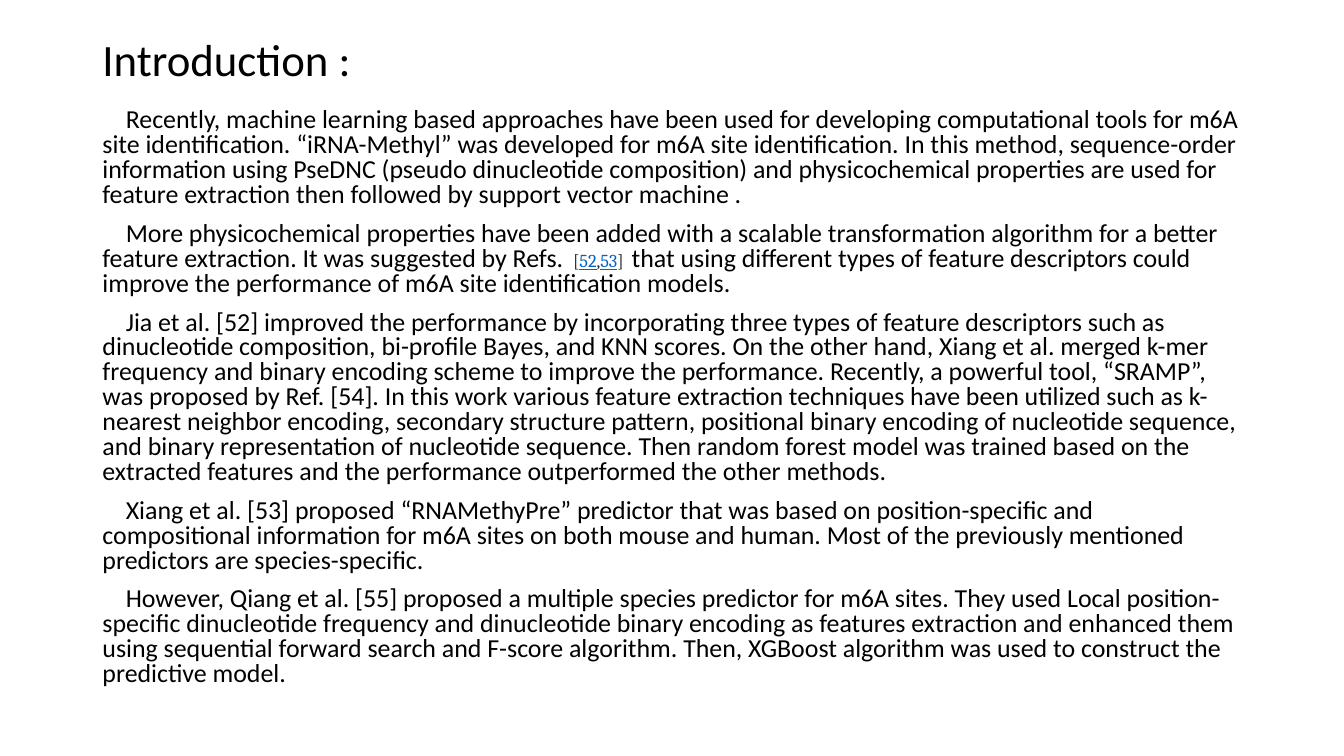
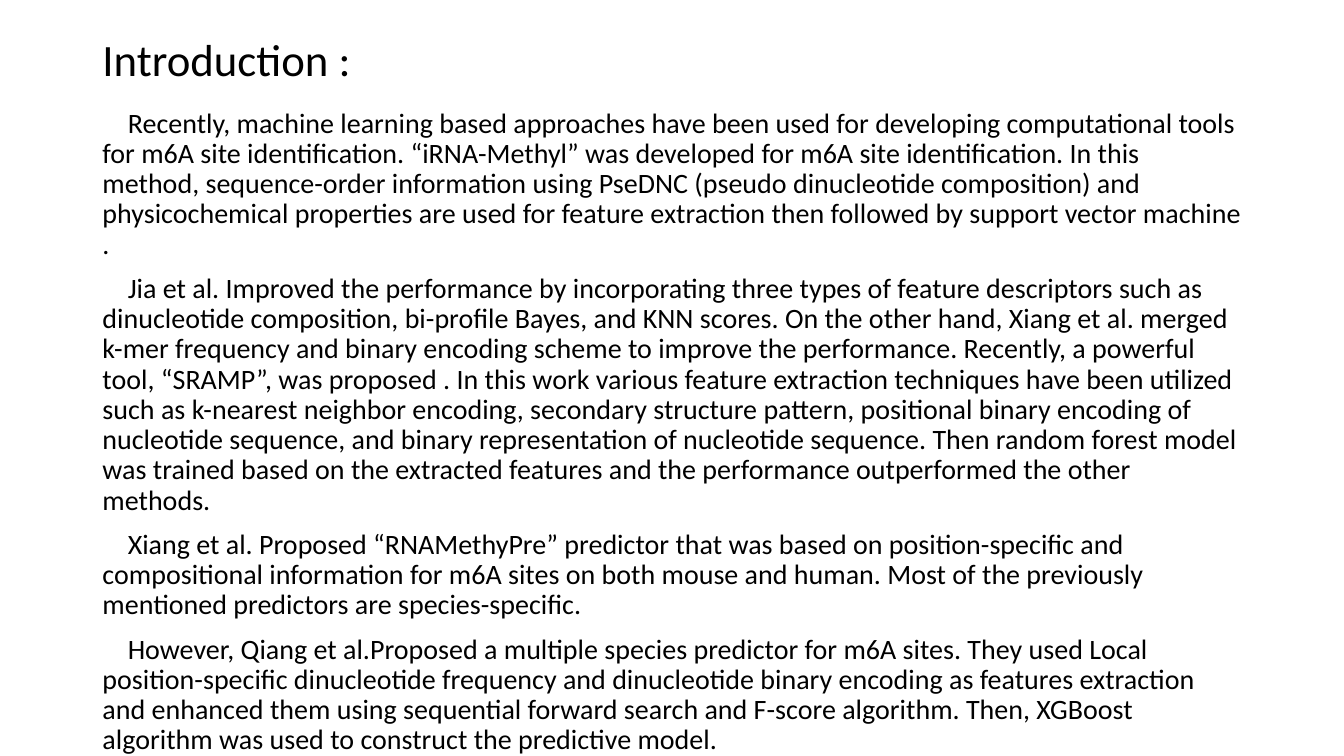
Before and after one commit to YanChengHuang/paper_implement, a slide deck: slide 4 of iN6-Methyl/Presentation/iN6-Methyl.pptx. Drawn at 1344x756 pixels with LibreOffice and Linux fonts; fonts in the diff are those of the drawing. Boxes give left, top, right and bottom in pixels: in the first picture for what was removed or moved away, otherwise in the second. Text is boxed around its words. In the diff, an @@ line names an element or a change of style, - is before the commit and + after.

```diff
--- a/iN6-Methyl/Presentation/iN6-Methyl.pptx
+++ b/iN6-Methyl/Presentation/iN6-Methyl.pptx
@@ text at [102,113,1240,228]: size 18.5 to 20 pt in "Recently, machine learning based approaches have been ..."; line spacing 0.8 to 0.9 @@
@@ text at [102,278,1236,724]: text changed; size 18.5 to 20 pt @@
-More physicochemical properties have been added with a scalable transformation algorithm for a better feature extraction. It was suggested by Refs. [52,53] that using different types of feature descriptors could improve the performance of m6A site identification models.
-Jia et al. [52] improved the performance by incorporating three types of feature descriptors such as dinucleotide composition, bi-profile Bayes, and KNN scores. On the other hand, Xiang et al. merged k-mer frequency and binary encoding scheme to improve the performance. Recently, a powerful tool, “SRAMP”, was proposed by Ref. [54]. In this work various feature extraction techniques have been utilized such as k-nearest neighbor encoding, secondary structure pattern, positional binary encoding of nucleotide sequence, and binary representation of nucleotide sequence. Then random forest model was trained based on the extracted features and the performance outperformed the other methods.
-Xiang et al. [53] proposed “RNAMethyPre” predictor that was based on position-specific and compositional information for m6A sites on both mouse and human. Most of the previously mentioned predictors are species-specific.
-However, Qiang et al. [55] proposed a multiple species predictor for m6A sites. They used Local position-specific dinucleotide frequency and dinucleotide binary encoding as features extraction and enhanced them using sequential forward search and F-score algorithm. Then, XGBoost algorithm was used to construct the predictive model.
+Jia et al. Improved the performance by incorporating three types of feature descriptors such as dinucleotide composition, bi-profile Bayes, and KNN scores. On the other hand, Xiang et al. merged k-mer frequency and binary encoding scheme to improve the performance. Recently, a powerful tool, “SRAMP”, was proposed . In this work various feature extraction techniques have been utilized such as k-nearest neighbor encoding, secondary structure pattern, positional binary encoding of nucleotide sequence, and binary representation of nucleotide sequence. Then random forest model was trained based on the extracted features and the performance outperformed the other methods.
+Xiang et al. Proposed “RNAMethyPre” predictor that was based on position-specific and compositional information for m6A sites on both mouse and human. Most of the previously mentioned predictors are species-specific.
+However, Qiang et al.Proposed a multiple species predictor for m6A sites. They used Local position-specific dinucleotide frequency and dinucleotide binary encoding as features extraction and enhanced them using sequential forward search and F-score algorithm. Then, XGBoost algorithm was used to construct the predictive model.
```
Also in this commit, not shown: 5 other slides changed, 4 other files.
